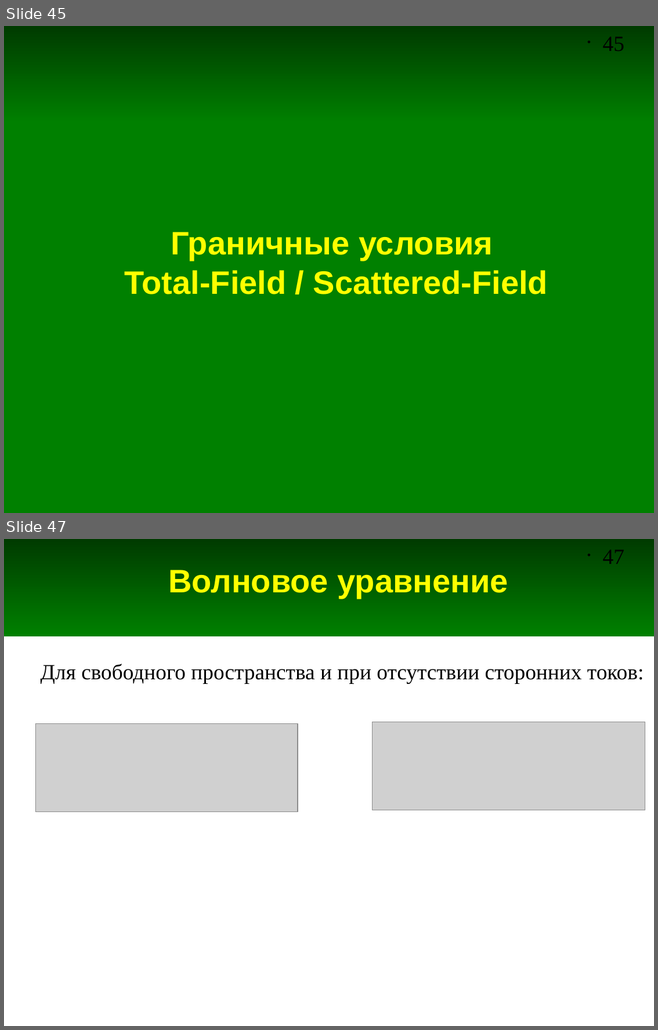
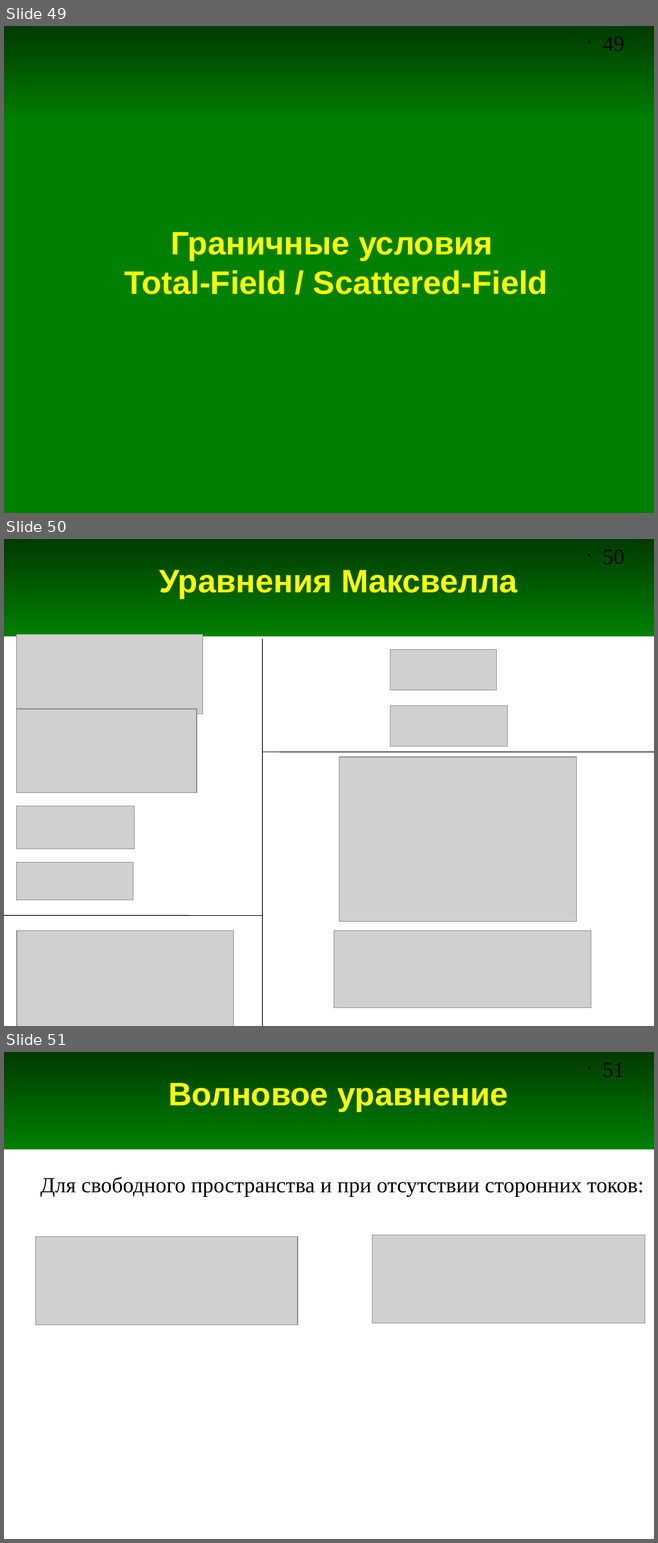
Before and after one commit to andris0147sv/modelling, a slide deck: presentations/2. FDTD.odp. Shown one above the other, each under a label of ours: slides 45 and 47 before the commit, slides 49, 50 and 51 after it; the slides between them are not shown. The pictures are 658x1030 and 658x1543 pixels, drawn with LibreOffice and Linux fonts; fonts in the diff are those of the drawing; grey boxes stand for pictures. Boxes give left, top, right and bottom in pixels: in the first picture for what was removed or moved away, otherwise in the second. Text is boxed around its words. In the diff, an @@ line names an element or a change of style, - is before the commit and + after.

```diff
--- a/presentations/2. FDTD.odp
+++ b/presentations/2. FDTD.odp
@@ slide 50 added at box(4, 539, 654, 1026), background #FFFFFF; not listed: 2 template elements that a slide beside it also shows @@
@@ title added at box(159, 570, 517, 598), 36 pt, text #FFFF00, bold @@
+Уравнения Максвелла
@@ picture added at box(16, 635, 203, 714) @@
@@ line added from (263, 640) to (263, 1026), #000000 0.74 pt @@
@@ picture added at box(390, 649, 496, 690) @@
@@ picture added at box(17, 709, 197, 793) @@
@@ picture added at box(390, 706, 507, 747) @@
@@ line added from (263, 752) to (654, 752), #000000 0.74 pt @@
@@ picture added at box(339, 757, 576, 922) @@
@@ picture added at box(17, 806, 134, 849) @@
@@ picture added at box(17, 863, 133, 900) @@
@@ line added from (4, 916) to (263, 916), #000000 0.74 pt @@
@@ picture added at box(17, 931, 233, 1026) @@
@@ picture added at box(334, 931, 590, 1008) @@
@@ what was slide 45 is now slide 49 @@
@@ page number at box(603, 36, 624, 51): text changed @@
-• 45
+• 49
@@ what was slide 47 is now slide 51 @@
@@ page number at box(603, 1063, 624, 1077): text changed @@
-• 47
+• 51
```
Also in this commit, not shown: 4 slides changed, 3 other slides added, 4 other files.
